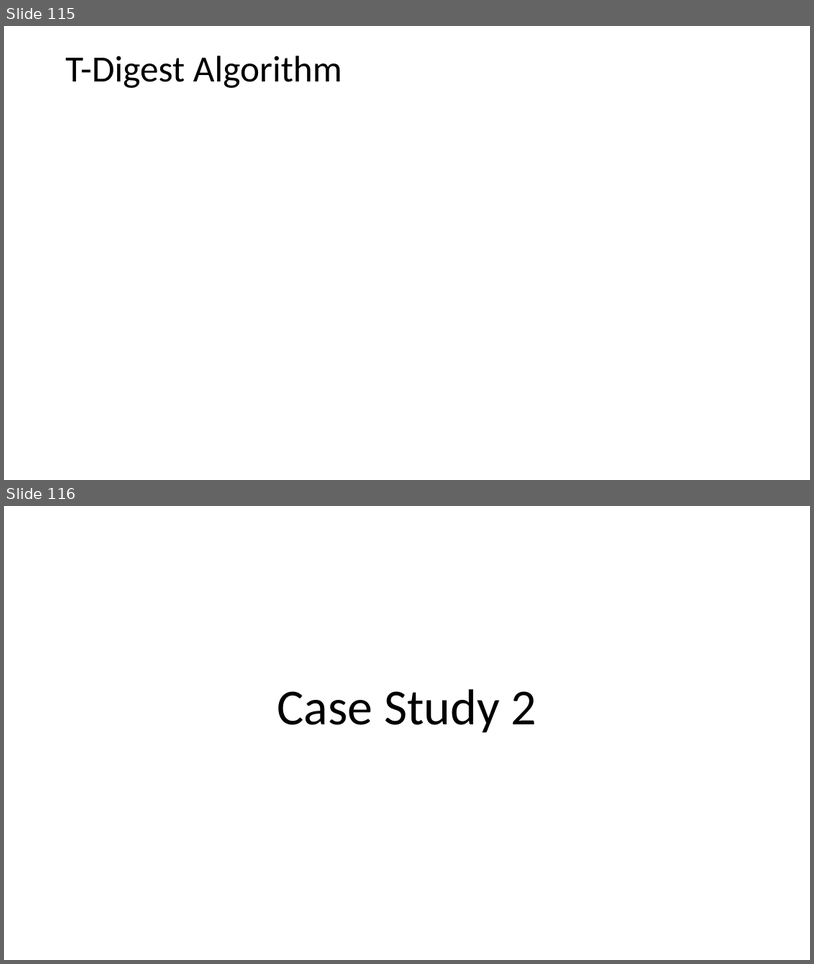
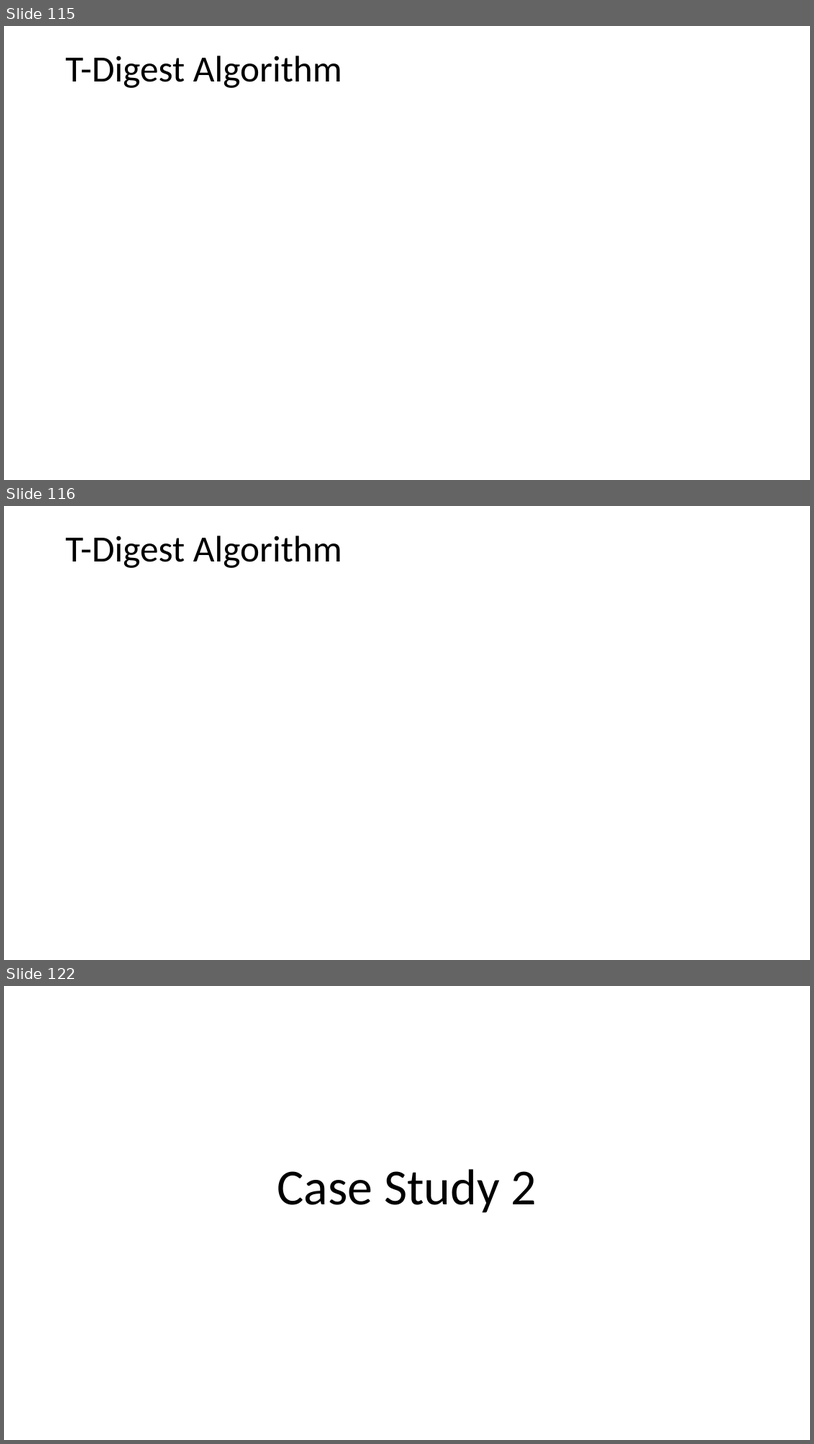
Before and after one commit to harelgabainew/school1, a slide deck: slides/2_StreamingAnalytics.pptx. Shown one above the other, each under a label of ours: slides 115 and 116 before the commit, slides 115, 116 and 122 after it; the slides between them are not shown. The pictures are 814x964 and 814x1444 pixels, drawn with LibreOffice and Linux fonts; fonts in the diff are those of the drawing; grey boxes stand for pictures. Boxes give left, top, right and bottom in pixels: in the first picture for what was removed or moved away, otherwise in the second. Text is boxed around its words. In the diff, an @@ line names an element or a change of style, - is before the commit and + after.

```diff
--- a/slides/2_StreamingAnalytics.pptx
+++ b/slides/2_StreamingAnalytics.pptx
@@ slide 116 added at bbox=[4, 506, 810, 960], background #FFFFFF @@
@@ text added at bbox=[65, 536, 342, 568], 44 pt, text #000000 @@
+T-Digest Algorithm
@@ what was slide 116 is now slide 122 @@
```
Also in this commit, not shown: 5 other slides added.
